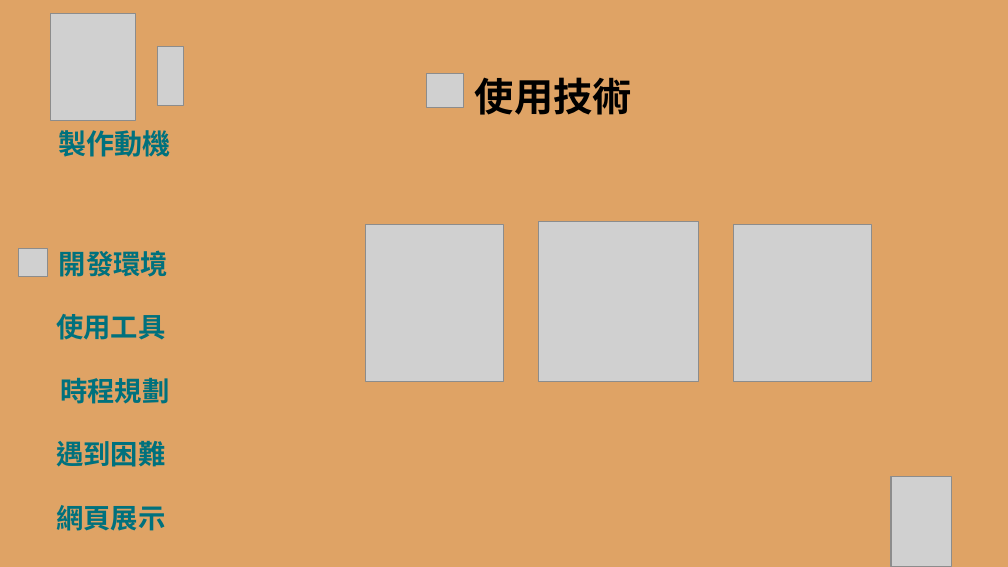
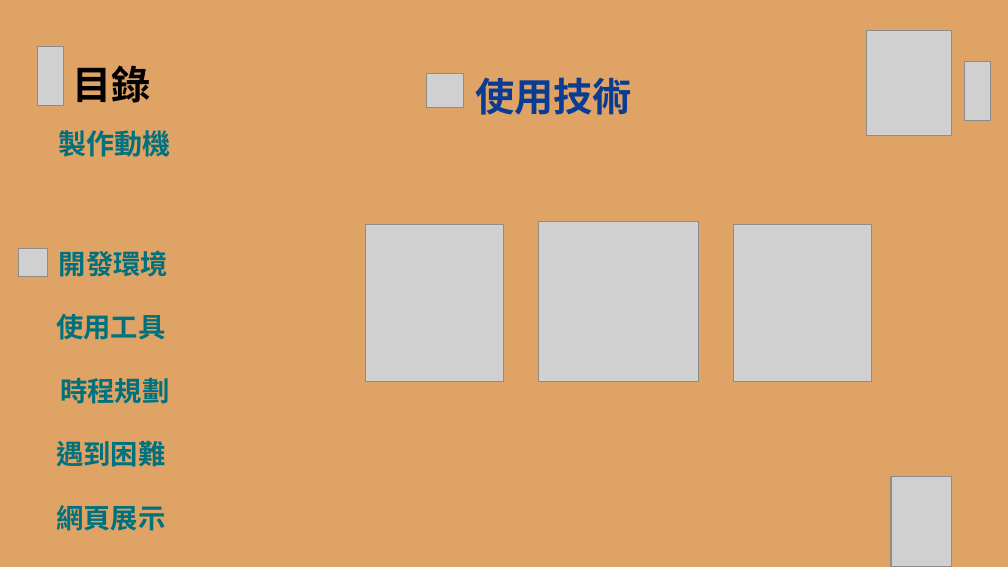
Before and after one commit to wsadtref95/aaa, a slide deck: slide 4 of 資展國際 小專.pptx. Drawn at 1008x567 pixels with LibreOffice and Linux fonts; fonts in the diff are those of the drawing; grey boxes stand for pictures; background and template pictures are left out. Boxes give left, top, right and bottom in pixels: in the first picture for what was removed or moved away, otherwise in the second. Text is boxed around its words. In the diff, an @@ line names an element or a change of style, - is before the commit and + after.

```diff
--- a/資展國際 小專.pptx
+++ b/資展國際 小專.pptx
@@ picture removed at [50, 13, 135, 121] @@
@@ picture: place and size @@
-picture at [157, 47, 183, 106]
+picture at [37, 46, 64, 105]
@@ picture added at [867, 30, 952, 136] @@
@@ text added at [72, 65, 150, 103], 28 pt, text #000000, bold @@
+目錄
@@ title "使用技術" at [475, 77, 632, 115]: text colour #000000 to #093C92 @@
@@ picture added at [964, 61, 990, 120] @@
```
Also in this commit, not shown: 8 other slides changed, 1 slide added.
